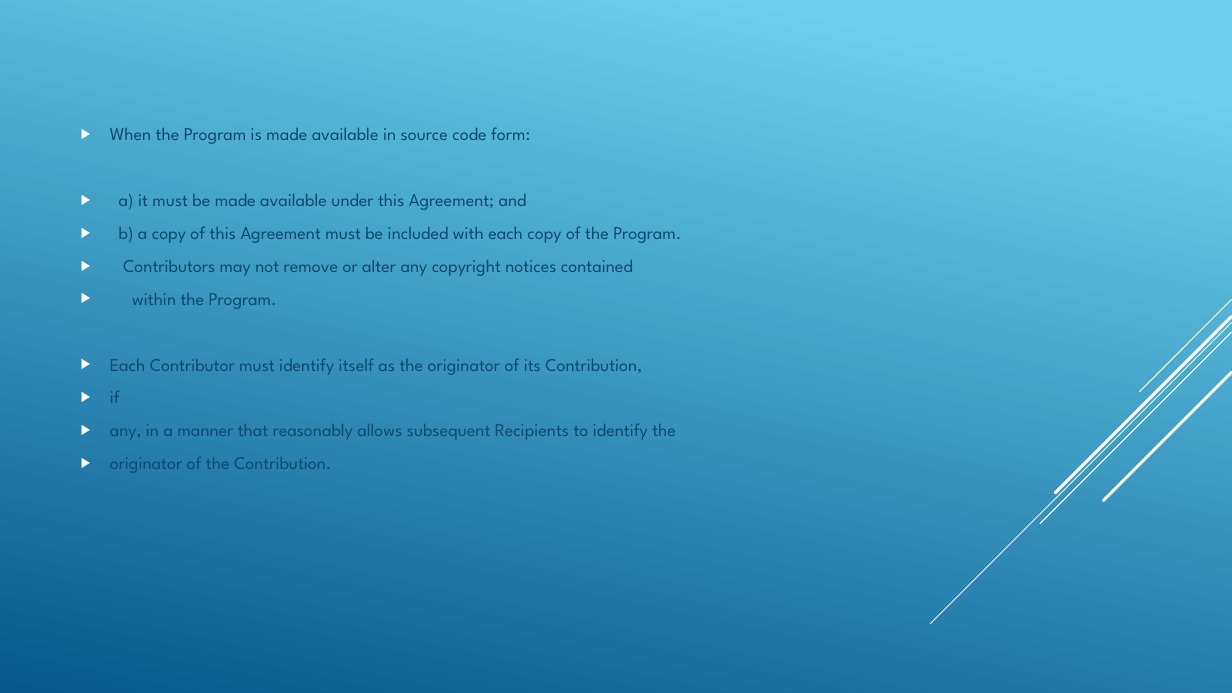
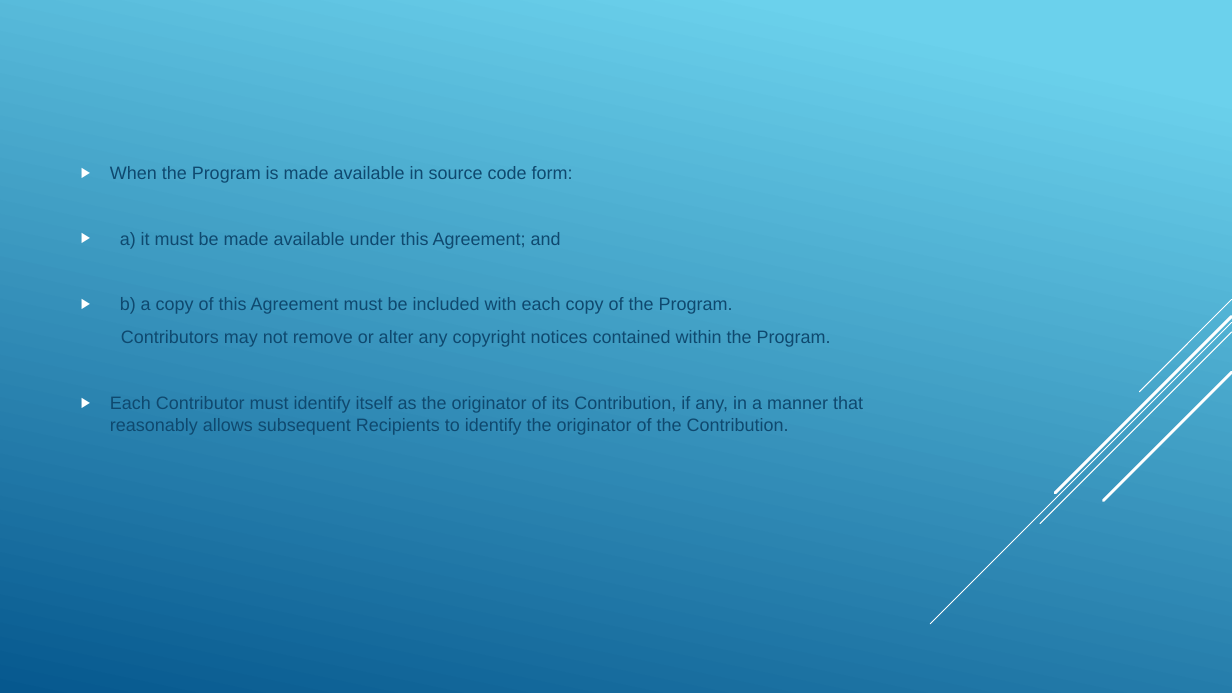
Before and after one commit to Vitoriano1454/ProjetoTCC, a slide deck: slide 18 of Github-Projeto.pptx. Drawn at 1232x693 pixels with LibreOffice and Linux fonts; fonts in the diff are those of the drawing. Boxes give left, top, right and bottom in pixels: in the first picture for what was removed or moved away, otherwise in the second. Text is boxed around its words. In the diff, an @@ line names an element or a change of style, - is before the commit and + after.

```diff
--- a/Github-Projeto.pptx
+++ b/Github-Projeto.pptx
@@ text at bbox=[110, 166, 733, 314]: font League Spartan to Arial in "When the Program is made available in ...", "a) it must be made available under ...", "b) a copy of this Agreement must ..." @@
@@ text at bbox=[110, 330, 863, 435]: text changed; font League Spartan to Arial @@
-▶ Contributors may not remove or alter any copyright notices contained
-▶ within the Program.
-▶ Each Contributor must identify itself as the originator of its Contribution,
-▶ if
-▶ any, in a manner that reasonably allows subsequent Recipients to identify the
-▶ originator of the Contribution.
+Contributors may not remove or alter any copyright notices contained within the Program.
+▶ Each Contributor must identify itself as the originator of its Contribution, if any, in a manner that reasonably allows subsequent Recipients to identify the originator of the Contribution.
```
Also in this commit, not shown: 29 other slides changed.
